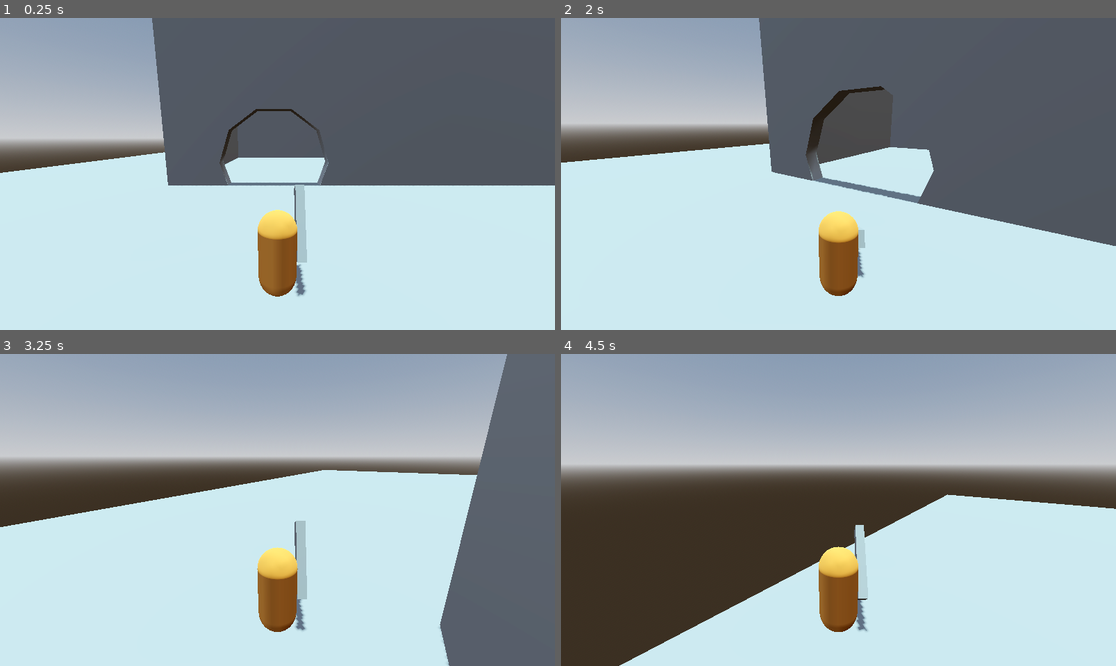
Above: before the commit, frames 1-4 (two rows, left to right).
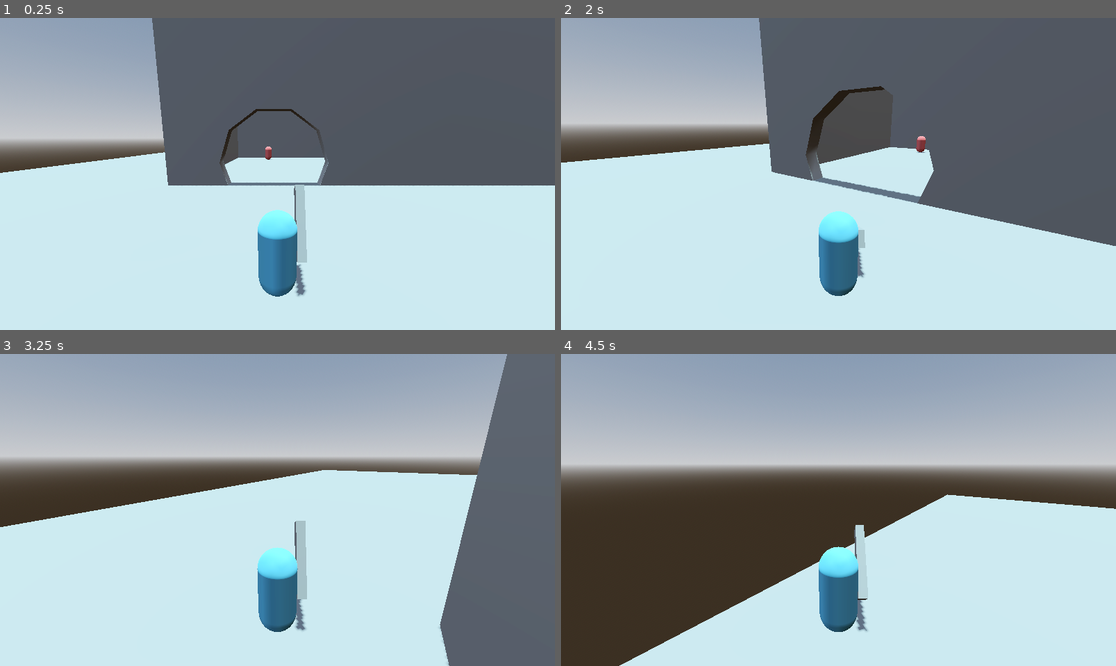
Above: after the commit, the same moments.

Repository: hollisma/mvm-30
Game: Godot game, scene res://scenes/system/main.tscn
The game is run twice, just before and just after one commit, with the same random seed, the same clock (stepped at 60 frames per second) and the same inputs.
Inputs (mouse positions are in pixels of both pictures, inside the frame that each line leads up to):
- Up to frame 1 (0.25 s): no input
- Up to frame 2 (2 s): tap Enter at 0.5 s; move the mouse to (960, 158) at 0.52 s; hold D (right) 0.53-1.28 s; click (960, 158) at 0.6 s; tap Space (jump) at 0.77, 1.52 s; move the mouse to (810, 174) at 1.27 s; hold W (forward) from 1.28 s (still down); click (810, 174) at 1.35 s
- Up to frame 3 (3.25 s): keep holding W (forward); move the mouse to (288, 503) at 2.02 s; tap ` (dev_freefly) at 2.1 s; click (288, 503) at 2.3 s; move the mouse to (271, 516) at 2.77 s; tap Shift (sprint) at 2.85 s; tap Space (jump) at 3.02 s; click (271, 516) at 3.05 s
- Up to frame 4 (4.5 s): keep holding W (forward); move the mouse to (877, 513) at 3.52 s; click (877, 513) at 3.6 s; tap Space (jump) at 3.77 s; move the mouse to (794, 506) at 4.27 s; click (794, 506) at 4.35 s

The runs differ from the first frame. In frame 1, 1.8% of the frame differs, in the area x 46-54%, y 41-90%; in frame 2, 1.8%, in the area x 46-66%, y 37-90%; in frame 3, 1.7%; in frame 4, 1.7%.

Commit message:
add Damageable and Enemy with health; sword kills enemy

Diff:
--- a/scenes/characters/player.tscn
+++ b/scenes/characters/player.tscn
@@ -8,7 +8,7 @@
 height = 1.8
 
 [sub_resource type="StandardMaterial3D" id="StandardMaterial3D_iof21"]
-albedo_color = Color(0.91806, 0.575202, 0.222449, 1)
+albedo_color = Color(0.37545058, 0.7138253, 0.87008846, 1)
 
 [sub_resource type="CapsuleMesh" id="CapsuleMesh_ucva2"]
 radius = 0.4
--- /dev/null
+++ b/scenes/enemies/enemy.gd
@@ -0,0 +1,16 @@
+extends CharacterBody3D
+class_name Enemy
+@onready var damageable := $Damageable
+
+@export var health := 25.0
+
+func _ready():
+	damageable.init(health, "Enemy")
+	damageable.died.connect(_do_death)
+
+func take_damage(amount: float):
+	damageable.take_damage(amount)
+
+func _do_death():
+	queue_free()
+	# Do experience / money
--- /dev/null
+++ b/scenes/enemies/enemy.tscn
@@ -0,0 +1,23 @@
+[gd_scene load_steps=6 format=3 uid="uid://drbmj5iomp844"]
+
+[ext_resource type="Script" uid="uid://dpeobbewa5hyq" path="res://scenes/enemies/enemy.gd" id="1_6xk8f"]
+[ext_resource type="PackedScene" uid="uid://dth1id2rekshn" path="res://scenes/interfaces/damageable.tscn" id="2_8e3ao"]
+
+[sub_resource type="StandardMaterial3D" id="StandardMaterial3D_6xk8f"]
+albedo_color = Color(0.88, 0.41360003, 0.41360003, 1)
+
+[sub_resource type="CapsuleMesh" id="CapsuleMesh_6xk8f"]
+
+[sub_resource type="CapsuleShape3D" id="CapsuleShape3D_8e3ao"]
+
+[node name="Enemy" type="CharacterBody3D" unique_id=286009393]
+script = ExtResource("1_6xk8f")
+
+[node name="Mesh" type="MeshInstance3D" parent="." unique_id=569980125]
+material_override = SubResource("StandardMaterial3D_6xk8f")
+mesh = SubResource("CapsuleMesh_6xk8f")
+
+[node name="Collider" type="CollisionShape3D" parent="." unique_id=1071146617]
+shape = SubResource("CapsuleShape3D_8e3ao")
+
+[node name="Damageable" parent="." unique_id=710555215 instance=ExtResource("2_8e3ao")]
--- /dev/null
+++ b/scenes/interfaces/damageable.gd
@@ -0,0 +1,21 @@
+### For scenes that can take damage (e.g. enemies, destructible walls, etc)
+extends Node
+class_name Damageable
+
+signal died
+
+var max_health: float
+var health: float
+var entity_name: String
+
+func init(_max_health: float, _name: String):
+	max_health = _max_health
+	health = max_health
+	entity_name = _name
+
+func take_damage(amount: float):
+	health -= amount
+	print("[DEBUG] %s taking %.1f damage; At %.1f health" % [entity_name, amount, health])
+	if health <= 0:
+		print("[DEBUG] %s died" % entity_name)
+		died.emit()
--- /dev/null
+++ b/scenes/interfaces/damageable.tscn
@@ -0,0 +1,6 @@
+[gd_scene load_steps=2 format=3 uid="uid://dth1id2rekshn"]
+
+[ext_resource type="Script" uid="uid://dvvemhialaj3s" path="res://scenes/interfaces/damageable.gd" id="1_hahci"]
+
+[node name="Damageable" type="Node" unique_id=710555215]
+script = ExtResource("1_hahci")
--- a/scenes/objects/candy_cane_sword.gd
+++ b/scenes/objects/candy_cane_sword.gd
@@ -6,14 +6,15 @@
 var _attack_power := 10
 
 func _ready():
-	collision_area.area_entered.connect(_on_area_entered)
+	collision_area.body_entered.connect(_on_body_entered)
+	collision_area.monitoring = false
 
-func _on_area_entered(body):
-	if body.is_in_group("enemy"):
+func _on_body_entered(body):
+	if body.has_method("take_damage"):
 		body.take_damage(_attack_power)
 
 func start_swing():
-	collision_area.disable_mode = CollisionObject3D.DISABLE_MODE_KEEP_ACTIVE
+	collision_area.monitoring = true
 
 func finish_swing():
-	collision_area.disable_mode = CollisionObject3D.DISABLE_MODE_REMOVE
+	collision_area.monitoring = false
--- a/scenes/system/main.tscn
+++ b/scenes/system/main.tscn
@@ -1,7 +1,8 @@
-[gd_scene load_steps=6 format=3 uid="uid://06tul1dr0kp3"]
+[gd_scene load_steps=7 format=3 uid="uid://06tul1dr0kp3"]
 
 [ext_resource type="PackedScene" uid="uid://d0f5q3kkeg7s7" path="res://scenes/levels/level.tscn" id="1_6awnf"]
 [ext_resource type="PackedScene" uid="uid://njraxn2ljfto" path="res://scenes/characters/player.tscn" id="2_ii55j"]
+[ext_resource type="PackedScene" uid="uid://drbmj5iomp844" path="res://scenes/enemies/enemy.tscn" id="3_ii55j"]
 
 [sub_resource type="ProceduralSkyMaterial" id="ProceduralSkyMaterial_6awnf"]
 sky_horizon_color = Color(0.66224277, 0.6717428, 0.6867428, 1)
@@ -30,3 +31,6 @@
 
 [node name="Player" parent="." unique_id=1146666603 instance=ExtResource("2_ii55j")]
 transform = Transform3D(1, 0, 0, 0, 1, 0, 0, 0, 1, -37.100002, 1, 17.1)
+
+[node name="Enemy" parent="." unique_id=1237845330 instance=ExtResource("3_ii55j")]
+transform = Transform3D(1, 0, 0, 0, 1, 0, 0, 0, 1, -38.5, 1.5000004, -10.2)
Not shown, added: scenes/enemies/enemy.gd.uid
Not shown, added: scenes/interfaces/damageable.gd.uid
